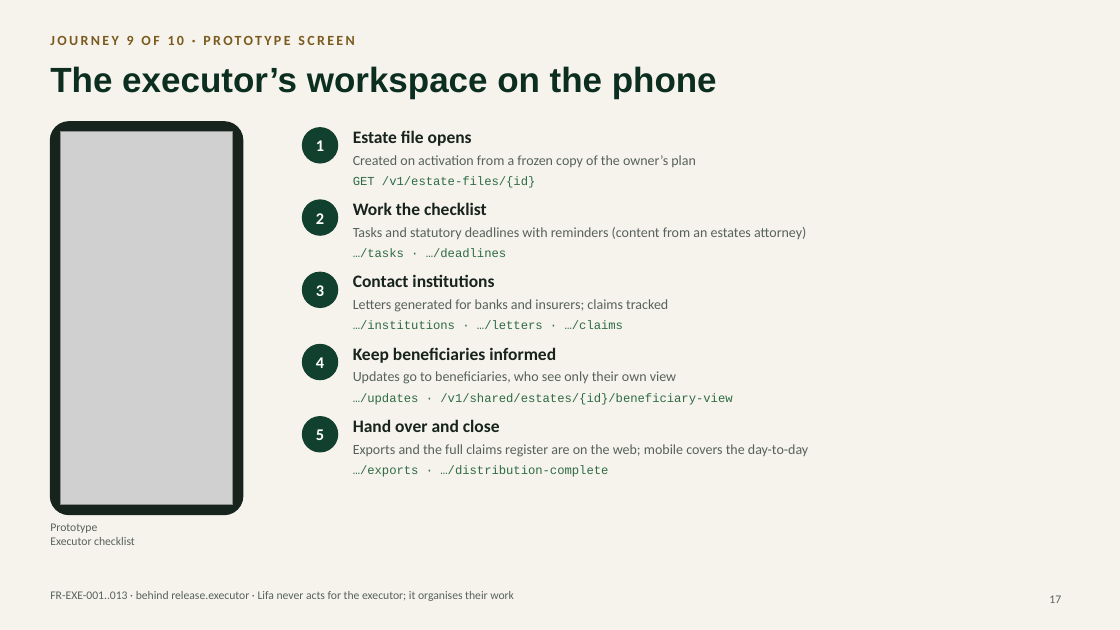
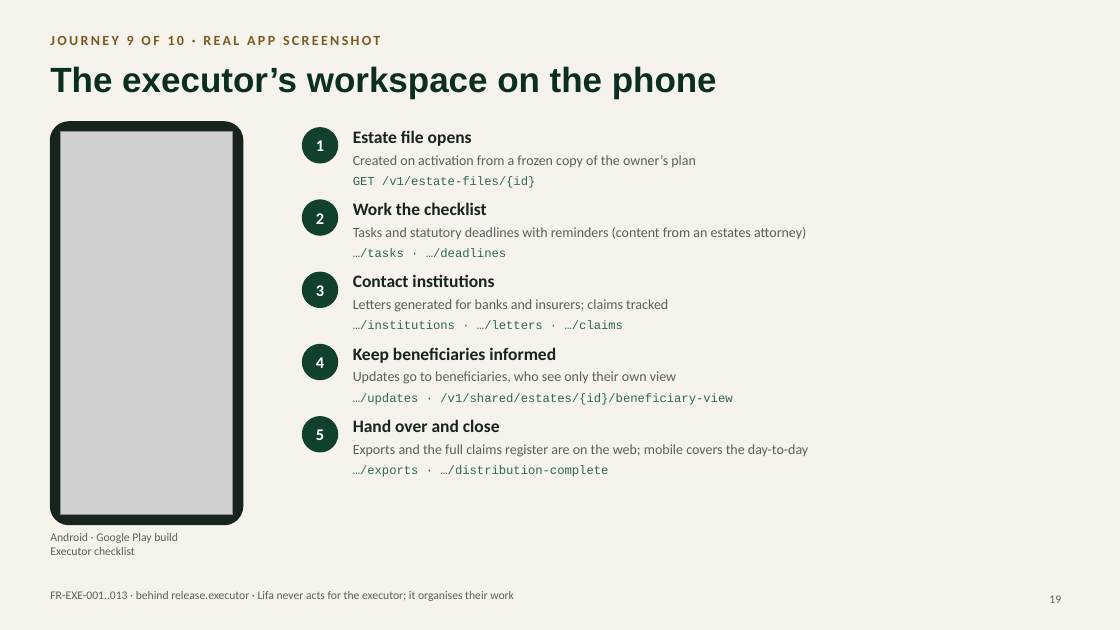
Before and after one commit to faztmobile/lifa, a slide deck: slide 19 of docs/architecture/Lifa-mobile-end-to-end.pptx (slide 17 before the commit). Drawn at 1120x630 pixels with LibreOffice and Linux fonts; fonts in the diff are those of the drawing; grey boxes stand for pictures. Boxes give left, top, right and bottom in pixels: in the first picture for what was removed or moved away, otherwise in the second. Text is boxed around its words. In the diff, an @@ line names an element or a change of style, - is before the commit and + after.

```diff
--- a/docs/architecture/Lifa-mobile-end-to-end.pptx
+++ b/docs/architecture/Lifa-mobile-end-to-end.pptx
@@ text at bbox=[50, 36, 380, 45]: text changed @@
-JOURNEY 9 OF 10 · PROTOTYPE SCREEN
+JOURNEY 9 OF 10 · REAL APP SCREENSHOT
@@ rounded rectangle: place and size @@
-rounded rectangle at bbox=[50, 122, 243, 515]
+rounded rectangle at bbox=[50, 122, 243, 525]
@@ picture: place and size @@
-picture at bbox=[60, 132, 233, 505]
+picture at bbox=[60, 132, 233, 515]
@@ text at bbox=[50, 533, 178, 543]: text changed @@
-Prototype
+Android · Google Play build
@@ text "Android · Google Play build": place and size @@
-text "Android · Google Play build" at bbox=[50, 523, 135, 545]
+text "Android · Google Play build" at bbox=[50, 533, 178, 555]
@@ page number at bbox=[1049, 595, 1061, 603]: text changed @@
-17
+19
```
Also in this commit, not shown: 12 other slides changed, 2 slides added.
